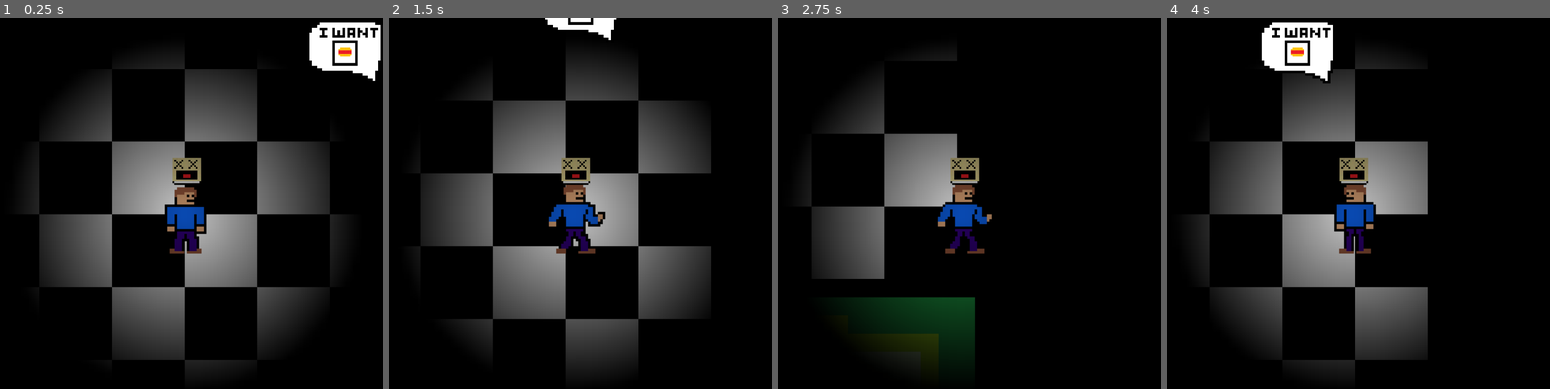
Above: before the commit, frames 1-4 (left to right).
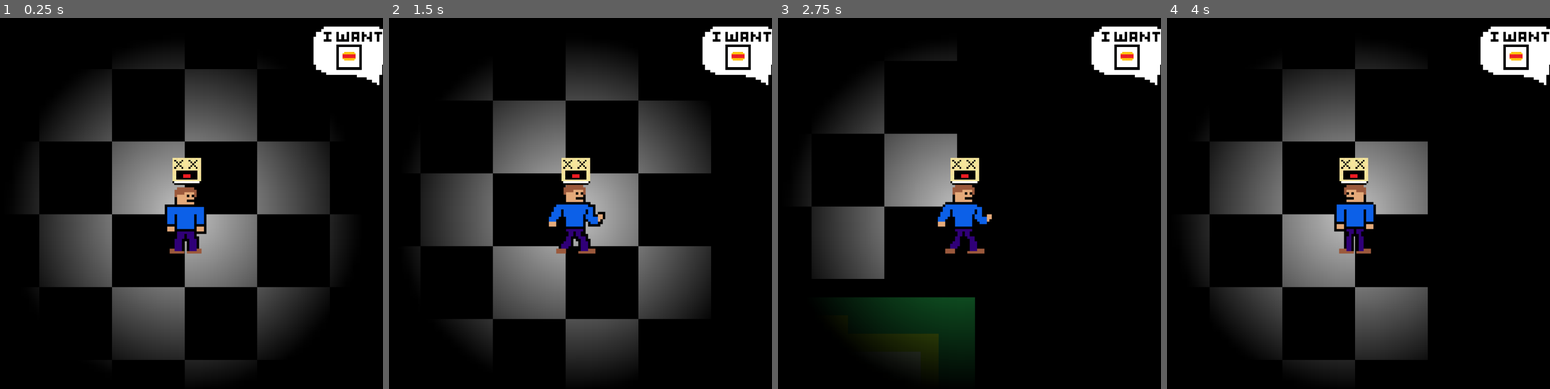
Above: after the commit, the same moments.

Repository: Vektor-Studios/Hackclub-Haven
Game: Godot game, scene res://Scenes/game.tscn
The game is run twice, just before and just after one commit, with the same random seed, the same clock (stepped at 60 frames per second) and the same inputs. The engine's default icon, where the game draws it, is replaced by a stand-in: a white triangle on a blue panel in a dark square.
Inputs:
- Up to frame 1 (0.25 s): no input
- Up to frame 2 (1.5 s): tap Enter at 0.5 s; hold D (right) 0.53-1.28 s; hold S (down) from 1.28 s (still down)
- Up to frame 3 (2.75 s): release S (down) at 2.03 s; hold D (right) from 2.03 s (still down)
- Up to frame 4 (4 s): release D (right) at 2.78 s; hold W (up) 2.78-3.53 s; hold A (left) from 3.53 s (still down)

The runs differ from the first frame. In frame 1, 2.8% of the frame differs, in the area x 43-100%, y 1-64%; in frame 2, 4.0%; in frame 3, 3.5%; in frame 4, 5.6%, in the area x 24-100%, y 1-64%.

Commit message:
linked speech bubble to character

Diff:
--- a/Scenes/game.tscn
+++ b/Scenes/game.tscn
@@ -24,21 +24,65 @@
 [node name="CanvasModulate" type="CanvasModulate" parent="." unique_id=1043050218]
 color = Color(0, 0, 0, 1)
 
-[node name="Player" parent="." unique_id=1714150782 instance=ExtResource("1_ebmjs")]
+[node name="CanvasLayer" type="CanvasLayer" parent="." unique_id=950640761]
+follow_viewport_enabled = true
+
+[node name="Player" parent="CanvasLayer" unique_id=1714150782 instance=ExtResource("1_ebmjs")]
 position = Vector2(3711, 538)
 
-[node name="Camera2D" type="Camera2D" parent="Player" unique_id=1822298211]
+[node name="Camera2D" type="Camera2D" parent="CanvasLayer/Player" unique_id=1822298211]
 
-[node name="PointLight2D" type="PointLight2D" parent="Player" unique_id=825039255]
+[node name="SpeechBubble" parent="CanvasLayer/Player" unique_id=1949044896 instance=ExtResource("3_wrm1d")]
+position = Vector2(490, -309)
+
+[node name="PointLight2D" type="PointLight2D" parent="CanvasLayer/Player" unique_id=825039255]
 shadow_enabled = true
 texture = SubResource("GradientTexture2D_wowpa")
 texture_scale = 20.0
 
-[node name="CanvasLayer" type="CanvasLayer" parent="Player" unique_id=950640761]
-follow_viewport_enabled = true
-
-[node name="SpeechBubble" parent="Player/CanvasLayer" unique_id=1949044896 instance=ExtResource("3_wrm1d")]
-position = Vector2(4191, 219)
-
 [node name="FoodItemPickup" parent="." unique_id=624916689 instance=ExtResource("2_qxrlw")]
 position = Vector2(419, 238)
+
+[node name="Node2D" type="Node2D" parent="." unique_id=249054105]
+
+[node name="Node2D" type="Node2D" parent="Node2D" unique_id=1371683774]
+position = Vector2(611, 311)
+
+[node name="Node2D2" type="Node2D" parent="Node2D" unique_id=1396140892]
+position = Vector2(531, 992)
+
+[node name="Node2D3" type="Node2D" parent="Node2D" unique_id=1120010896]
+position = Vector2(577, 1627)
+
+[node name="Node2D4" type="Node2D" parent="Node2D" unique_id=322169839]
+position = Vector2(565, 2296)
+
+[node name="Node2D5" type="Node2D" parent="Node2D" unique_id=1760319052]
+position = Vector2(577, 2884)
+
+[node name="Node2D6" type="Node2D" parent="Node2D" unique_id=1361737510]
+position = Vector2(588, 3450)
+
+[node name="Node2D7" type="Node2D" parent="Node2D" unique_id=988087389]
+position = Vector2(2134, 323)
+
+[node name="Node2D8" type="Node2D" parent="Node2D" unique_id=484290973]
+position = Vector2(2157, 958)
+
+[node name="Node2D9" type="Node2D" parent="Node2D" unique_id=808919003]
+position = Vector2(2180, 1661)
+
+[node name="Node2D10" type="Node2D" parent="Node2D" unique_id=533791150]
+position = Vector2(2227, 2296)
+
+[node name="Node2D11" type="Node2D" parent="Node2D" unique_id=1266401020]
+position = Vector2(2146, 2873)
+
+[node name="Node2D12" type="Node2D" parent="Node2D" unique_id=1686701282]
+position = Vector2(2157, 3473)
+
+[node name="Node2D13" type="Node2D" parent="Node2D" unique_id=1266432816]
+position = Vector2(554, 4303)
+
+[node name="Node2D14" type="Node2D" parent="Node2D" unique_id=1019348594]
+position = Vector2(2146, 4246)
